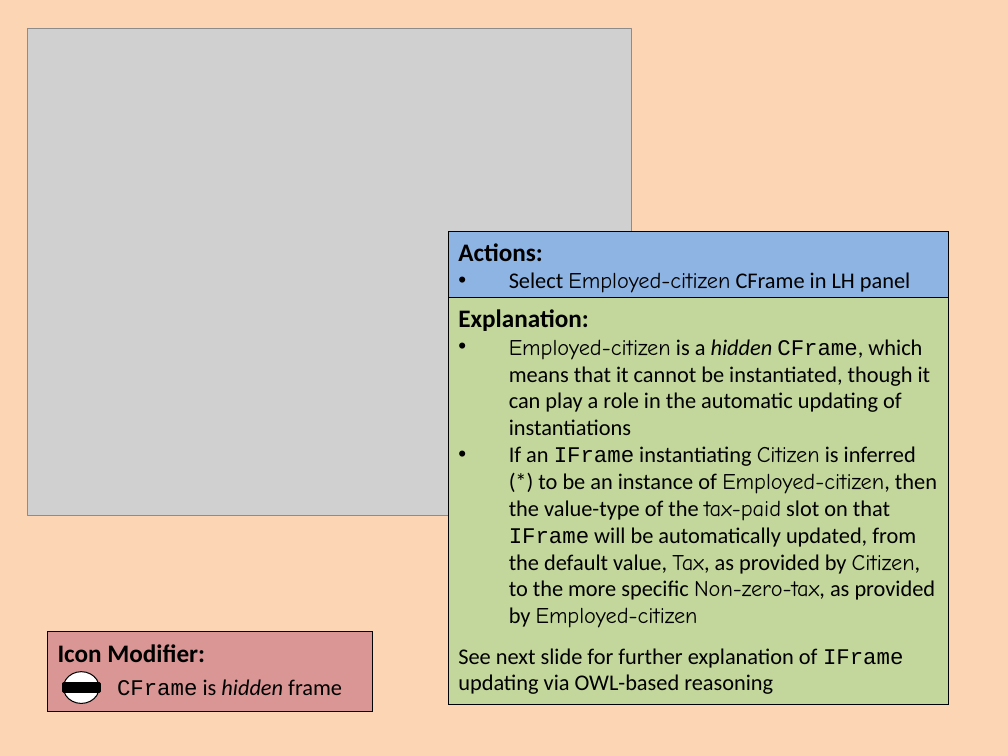
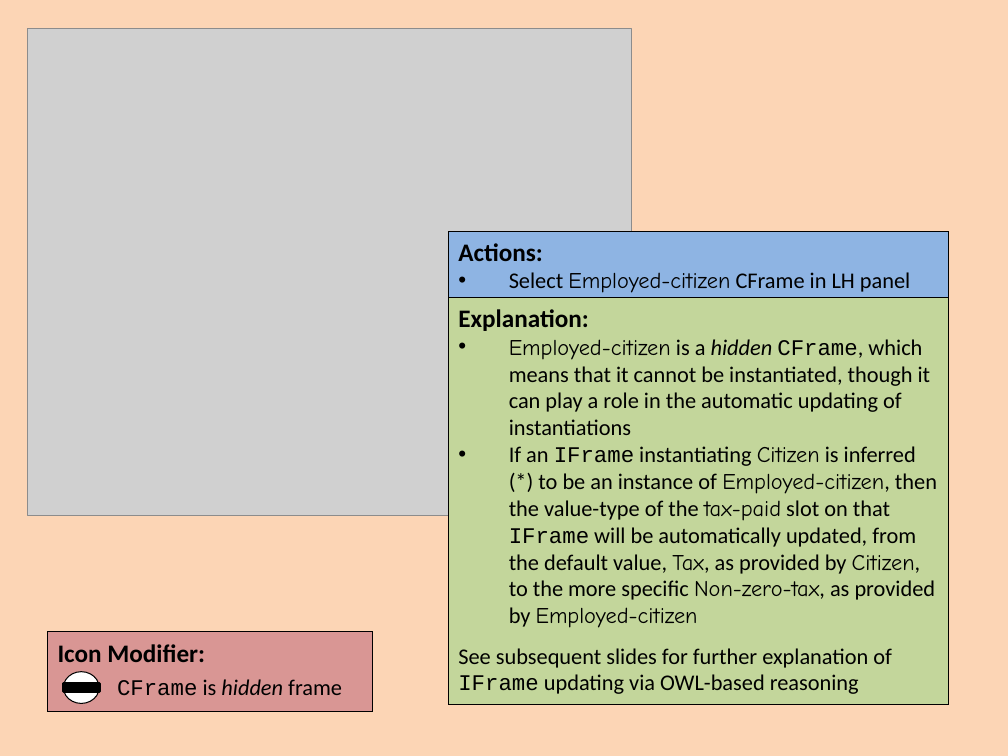
Before and after one commit to colin-puleston/mekon-hobo, a slide deck: slide 18 of docs/MEKON-HOBO Introductory Tutorial.pptx. Drawn at 1008x756 pixels with LibreOffice and Linux fonts; fonts in the diff are those of the drawing; grey boxes stand for pictures. Boxes give left, top, right and bottom in pixels: in the first picture for what was removed or moved away, otherwise in the second. Text is boxed around its words. In the diff, an @@ line names an element or a change of style, - is before the commit and + after.

```diff
--- a/docs/MEKON-HOBO Introductory Tutorial.pptx
+++ b/docs/MEKON-HOBO Introductory Tutorial.pptx
@@ text in rectangle at <box>458,648,892,694</box>: text changed @@
-See next slide for further explanation of IFrame updating via OWL-based reasoning
+See subsequent slides for further explanation of IFrame updating via OWL-based reasoning
```
Also in this commit, not shown: 10 other slides changed, 1 slide added.
